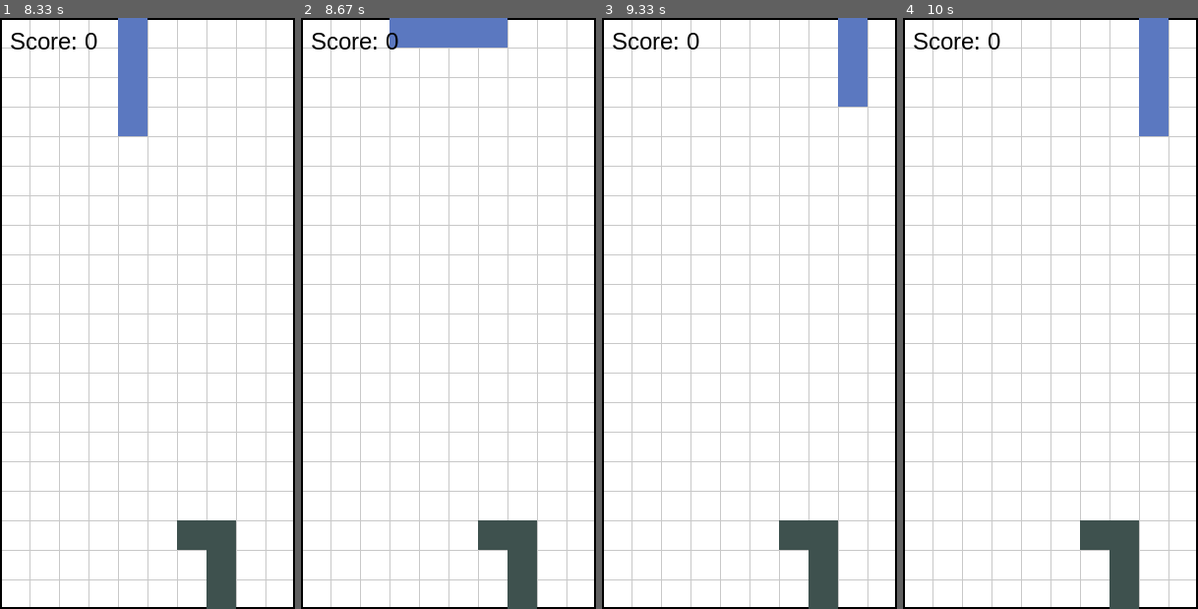
Above: before the commit, frames 1-4 (left to right).
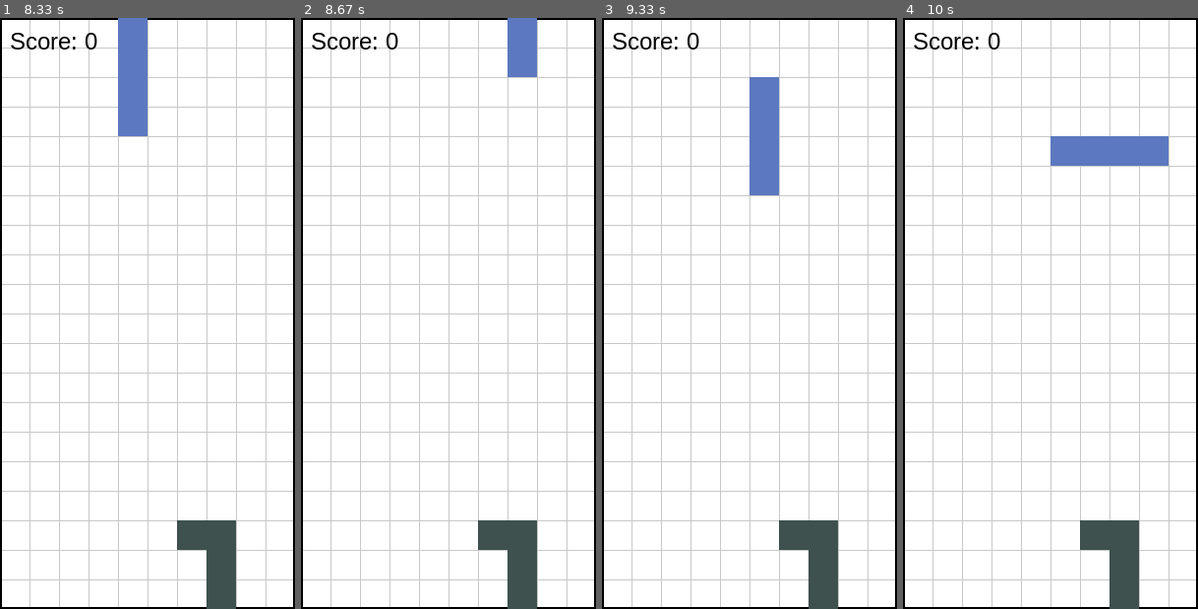
Above: after the commit, the same moments.

Repository: kt2763/tnb-pygame-tutorials-jp
Game: pygame game, started from like-tetris/game.py
Same seed, same stepped clock (60 frames per second), same inputs: the game is played once before the commit and once after it.
Inputs:
- Up to frame 1 (8.33 s): tap Space at 0.33, 0.73, 1.03, 1.23, 1.53, 1.73, 2.03, 2.3, 2.63, 2.93, 3.07, 3.37, 3.73, 4.13, 4.43, 4.63, 4.93, 5.13, 5.43, 5.63, 5.93, 6.2, 6.53, 6.83, 6.97, 7.27, 7.63, 8.03 s; hold Right 0.67-1.13 s; hold Right 1.17-1.63 s; hold Left 1.67-2.2 s; hold Down 2.23-2.53 s; hold Left 2.57-2.97 s; hold Right 3-3.63 s; hold Down 3.67-4.03 s; hold Left 4.07-4.53 s; hold Right 4.57-5.03 s; hold Right 5.07-5.53 s; hold Left 5.57-6.1 s; hold Down 6.13-6.43 s; hold Left 6.47-6.87 s; hold Right 6.9-7.53 s; hold Down 7.57-7.93 s; hold Left from 7.97 s (still down)
- Up to frame 2 (8.67 s): tap Space at 8.33, 8.53 s; release Left at 8.43 s; hold Right from 8.47 s (still down)
- Up to frame 3 (9.33 s): tap Space at 8.83, 9.03 s; release Right at 8.93 s; hold Right from 8.97 s (still down)
- Up to frame 4 (10 s): tap Space at 9.33, 9.53, 9.83 s; release Right at 9.43 s; hold Left from 9.47 s (still down)

Frame 1 is identical in both runs. In frame 2, 3.0% of the frame differs, in the area x 30-80%, y 0-10%; in frame 3, 3.5%; in frame 4, 4.0%, in the area x 50-90%, y 0-25%.

Commit message:
ゲームオーバー処理実装

Diff:
--- a/like-tetris/game.py
+++ b/like-tetris/game.py
@@ -2,7 +2,8 @@
 import sys
 import random
 
-pygame.init()  # Pygameの初期化
+# Pygameの初期化
+pygame.init()
 
 # 画面サイズの設定
 SCREEN_WIDTH = 300
@@ -75,8 +76,22 @@
         y = block.y + pos[1]
         if y >= GRID_HEIGHT or x < 0 or x >= GRID_WIDTH:
             return True
-        if grid[y][x]:
+        if y >= 0 and grid[y][x]:
             return True
+    return False
+
+
+# ゲームオーバー判定の実装
+def is_game_over(grid, block):
+    for pos in block.shape:
+        x = block.x + pos[0]
+        y = block.y + pos[1]
+        if y < 0:
+            # ブロックがグリッドの上にある場合、ゲームオーバー
+            return True
+        if 0 <= y < GRID_HEIGHT and 0 <= x < GRID_WIDTH:
+            if grid[y][x]:
+                return True
     return False
 
 
@@ -95,90 +110,142 @@
         score += lines_cleared * 100
 
 
-# グリッドの初期化
-grid = [[0 for _ in range(GRID_WIDTH)] for _ in range(GRID_HEIGHT)]
-
-# スコアの初期化
-score = 0
-font = pygame.font.SysFont("Arial", 24)
-
-# タイマーイベントの設定
-MOVE_DOWN = pygame.USEREVENT + 1
-pygame.time.set_timer(MOVE_DOWN, 500)  # 500ミリ秒ごとにMOVE_DOWNイベントを発生
-
-current_block = get_new_block()
-
-running = True
-running = True
-while running:
-    for event in pygame.event.get():
-        if event.type == pygame.QUIT:
-            running = False
-        elif event.type == MOVE_DOWN:
-            current_block.y += 1
-            if check_collision(current_block, grid):
-                current_block.y -= 1
-                # ブロックをグリッドに固定
-                for pos in current_block.shape:
-                    x = current_block.x + pos[0]
-                    y = current_block.y + pos[1]
-                    if 0 <= x < GRID_WIDTH and 0 <= y < GRID_HEIGHT:
-                        grid[y][x] = current_block.color
-                # ライン消去のチェック
-                clear_lines(grid)
-                # 新しいブロックを生成
-                current_block = get_new_block()
-        elif event.type == pygame.KEYDOWN:
-            if event.key == pygame.K_LEFT:
-                current_block.x -= 1
-                if check_collision(current_block, grid):
-                    current_block.x += 1
-            elif event.key == pygame.K_RIGHT:
-                current_block.x += 1
-                if check_collision(current_block, grid):
-                    current_block.x -= 1
-            elif event.key == pygame.K_DOWN:
+# ゲームオーバー画面を表示する関数
+def show_game_over(surface, score):
+    font_large = pygame.font.SysFont("Arial", 48)
+    font_small = pygame.font.SysFont("Arial", 24)
+
+    game_over_text = font_large.render("GAME OVER", True, (255, 0, 0))
+    # このチュートリアルでは日本語環境に対応していないため、日本語のフォントは使わない
+    # 日本語のフォントを使いたい場合は、日本語フォントを読み込む必要がある
+    score_text = font_small.render(f"Final Score: {score}", True, BLACK)
+    restart_text = font_small.render("Press R to Restart or Q to Quit", True, BLACK)
+
+    # テキストの位置を中央に配置
+    surface.blit(
+        game_over_text,
+        (SCREEN_WIDTH // 2 - game_over_text.get_width() // 2, SCREEN_HEIGHT // 2 - 100),
+    )
+    surface.blit(
+        score_text,
+        (SCREEN_WIDTH // 2 - score_text.get_width() // 2, SCREEN_HEIGHT // 2),
+    )
+    surface.blit(
+        restart_text,
+        (SCREEN_WIDTH // 2 - restart_text.get_width() // 2, SCREEN_HEIGHT // 2 + 50),
+    )
+
+    pygame.display.update()
+
+    waiting = True
+    while waiting:
+        for event in pygame.event.get():
+            if event.type == pygame.QUIT:
+                pygame.quit()
+                sys.exit()
+            elif event.type == pygame.KEYDOWN:
+                if event.key == pygame.K_r:
+                    main()  # ゲームを再起動する関数
+                elif event.key == pygame.K_q:
+                    pygame.quit()
+                    sys.exit()
+
+
+def main():
+    global grid, score, current_block
+    # グリッドの初期化
+    grid = [[0 for _ in range(GRID_WIDTH)] for _ in range(GRID_HEIGHT)]
+
+    # スコアの初期化
+    score = 0
+
+    # フォントの設定
+    font = pygame.font.SysFont("Arial", 24)
+
+    # タイマーイベントの設定
+    MOVE_DOWN = pygame.USEREVENT + 1
+    pygame.time.set_timer(MOVE_DOWN, 500)  # 500ミリ秒ごとにMOVE_DOWNイベントを発生
+
+    current_block = get_new_block()
+
+    running = True
+    while running:
+        for event in pygame.event.get():
+            if event.type == pygame.QUIT:
+                running = False
+            elif event.type == MOVE_DOWN:
                 current_block.y += 1
                 if check_collision(current_block, grid):
                     current_block.y -= 1
-            elif event.key == pygame.K_SPACE:
-                current_block.rotate()
-                if check_collision(current_block, grid):
-                    # 回転後に衝突が発生した場合は元に戻す
-                    for _ in range(3):
-                        current_block.rotate()
-
-    # 画面を白で塗りつぶす
-    screen.fill(WHITE)
-
-    # グリッド線を描画
-    for x in range(0, SCREEN_WIDTH, CELL_SIZE):
-        pygame.draw.line(screen, GRAY, (x, 0), (x, SCREEN_HEIGHT))
-    for y in range(0, SCREEN_HEIGHT, CELL_SIZE):
-        pygame.draw.line(screen, GRAY, (0, y), (SCREEN_WIDTH, y))
-
-    # ゲーム画面の枠を描画
-    pygame.draw.rect(screen, BLACK, (0, 0, SCREEN_WIDTH, SCREEN_HEIGHT), 2)
-
-    # グリッドに固定されたブロックを描画
-    for y in range(GRID_HEIGHT):
-        for x in range(GRID_WIDTH):
-            if grid[y][x]:
-                pygame.draw.rect(
-                    screen,
-                    grid[y][x],
-                    (x * CELL_SIZE, y * CELL_SIZE, CELL_SIZE, CELL_SIZE),
-                )
-
-    # 現在のブロックを描画
-    current_block.draw(screen)
-
-    # スコアの描画
-    score_text = font.render(f"Score: {score}", True, BLACK)
-    screen.blit(score_text, (10, 10))
-
-    # 画面の更新
-    pygame.display.update()
-
-pygame.quit()
-sys.exit()
+                    # ブロックをグリッドに固定
+                    for pos in current_block.shape:
+                        x = current_block.x + pos[0]
+                        y = current_block.y + pos[1]
+                        if 0 <= x < GRID_WIDTH and 0 <= y < GRID_HEIGHT:
+                            grid[y][x] = current_block.color
+                    # ライン消去のチェック
+                    clear_lines(grid)
+                    # 新しいブロックを生成
+                    current_block = get_new_block()
+                    # ゲームオーバーのチェック
+                    if is_game_over(grid, current_block):
+                        running = False
+                        show_game_over(screen, score)
+            elif event.type == pygame.KEYDOWN:
+                if event.key == pygame.K_LEFT:
+                    current_block.x -= 1
+                    if check_collision(current_block, grid):
+                        current_block.x += 1
+                elif event.key == pygame.K_RIGHT:
+                    current_block.x += 1
+                    if check_collision(current_block, grid):
+                        current_block.x -= 1
+                elif event.key == pygame.K_DOWN:
+                    current_block.y += 1
+                    if check_collision(current_block, grid):
+                        current_block.y -= 1
+                elif event.key == pygame.K_SPACE:
+                    current_block.rotate()
+                    if check_collision(current_block, grid):
+                        # 回転後に衝突が発生した場合は元に戻す
+                        for _ in range(3):
+                            current_block.rotate()
+
+        # 画面を白で塗りつぶす
+        screen.fill(WHITE)
+
+        # グリッド線を描画
+        for x in range(0, SCREEN_WIDTH, CELL_SIZE):
+            pygame.draw.line(screen, GRAY, (x, 0), (x, SCREEN_HEIGHT))
+        for y in range(0, SCREEN_HEIGHT, CELL_SIZE):
+            pygame.draw.line(screen, GRAY, (0, y), (SCREEN_WIDTH, y))
+
+        # ゲーム画面の枠を描画
+        pygame.draw.rect(screen, BLACK, (0, 0, SCREEN_WIDTH, SCREEN_HEIGHT), 2)
+
+        # グリッドに固定されたブロックを描画
+        for y in range(GRID_HEIGHT):
+            for x in range(GRID_WIDTH):
+                if grid[y][x]:
+                    pygame.draw.rect(
+                        screen,
+                        grid[y][x],
+                        (x * CELL_SIZE, y * CELL_SIZE, CELL_SIZE, CELL_SIZE),
+                    )
+
+        # 現在のブロックを描画
+        current_block.draw(screen)
+
+        # スコアの描画
+        score_text = font.render(f"Score: {score}", True, BLACK)
+        screen.blit(score_text, (10, 10))
+
+        # 画面の更新
+        pygame.display.update()
+
+    pygame.quit()
+    sys.exit()
+
+
+if __name__ == "__main__":
+    main()
